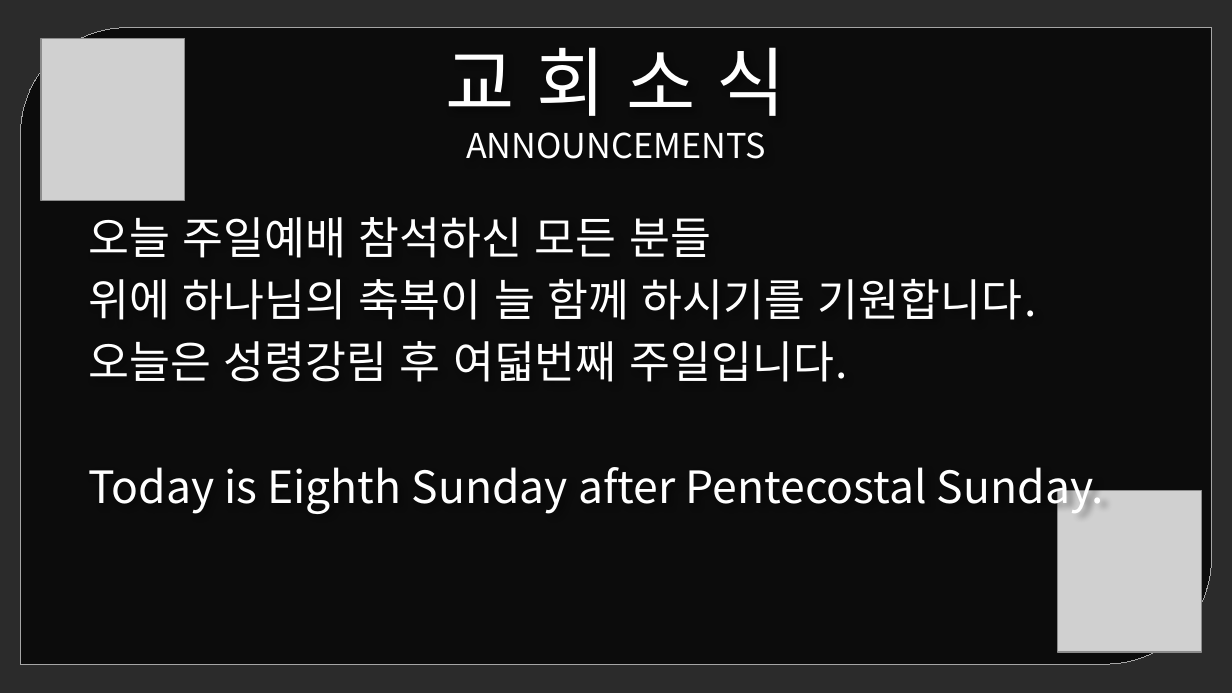
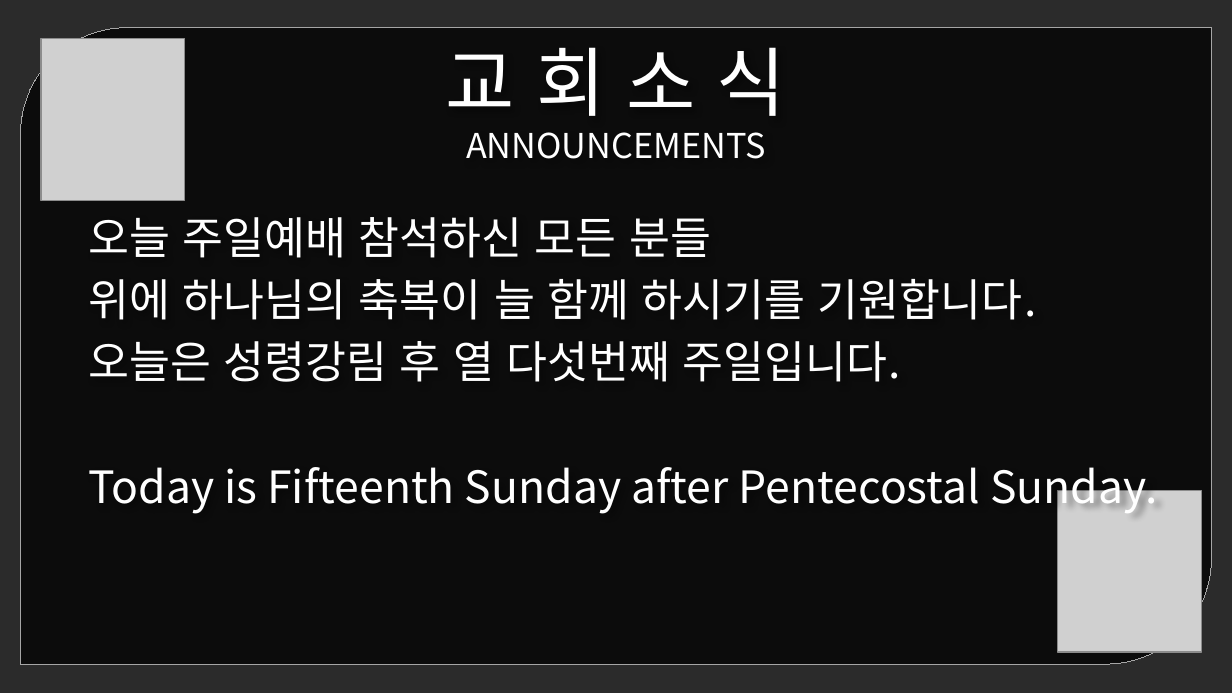
Before and after one commit to yosubcode/ppt, a slide deck: slide 39 of templates/Sunday_Template.pptx. Drawn at 1232x693 pixels with LibreOffice and Linux fonts; fonts in the diff are those of the drawing; grey boxes stand for pictures; background and template pictures are left out; a plain dark background stands for a picture behind light text. Boxes give left, top, right and bottom in pixels: in the first picture for what was removed or moved away, otherwise in the second. Text is boxed around its words. In the diff, an @@ line names an element or a change of style, - is before the commit and + after.

```diff
--- a/templates/Sunday_Template.pptx
+++ b/templates/Sunday_Template.pptx
@@ text at <box>88,341,1157,514</box>: text changed @@
-오늘은 성령강림 후 여덟번째 주일입니다.
-Today is Eighth Sunday after Pentecostal Sunday.
+오늘은 성령강림 후 열 다섯번째 주일입니다.
+Today is Fifteenth Sunday after Pentecostal Sunday.
```
Also in this commit, not shown: 2 other slides changed, 17 other files.
